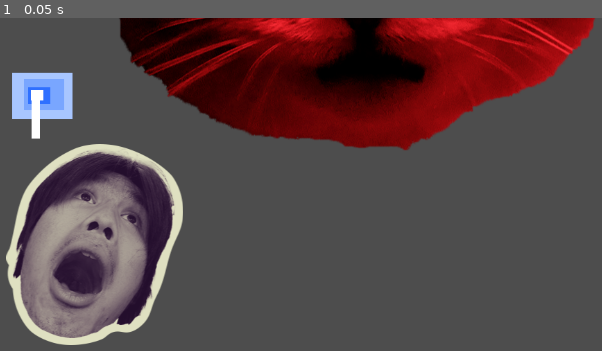
Above: before the commit, frame 1.
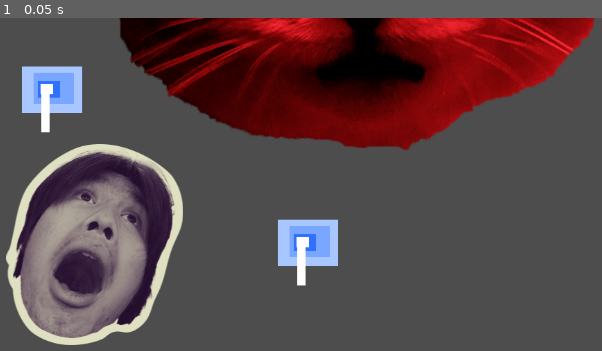
Above: after the commit, the same moment.

Repository: ohwellelle/eleanors-amazing-labs
Game: Godot game, scene res://test.tscn
Two runs of this game, one before a commit and one after it. Both use one fixed random seed, a clock stepped at 60 frames per second and the inputs below. This scene is started directly instead of the project's main scene.
Inputs:
- Up to frame 1 (0.05 s): no input

The runs differ from the first frame. In frame 1, 3.2% of the frame differs, in the area x 1-57%, y 14-81%.

Commit message:
Update test.tscn
finalized scene

Diff:
--- a/my-very-first-project!/test.tscn
+++ b/my-very-first-project!/test.tscn
@@ -15,7 +15,13 @@
 texture = ExtResource("2_ppyta")
 
 [node name="water spray" parent="." unique_id=1244423995 instance=ExtResource("3_ykrsh")]
-offset_left = 209.0
-offset_top = 94.0
-offset_right = 267.0
-offset_bottom = 129.0
+offset_left = 592.0
+offset_top = 306.0
+offset_right = 650.0
+offset_bottom = 341.0
+
+[node name="water spray2" parent="." unique_id=43077539 instance=ExtResource("3_ykrsh")]
+offset_left = 223.0
+offset_top = 85.0
+offset_right = 281.0
+offset_bottom = 120.0
